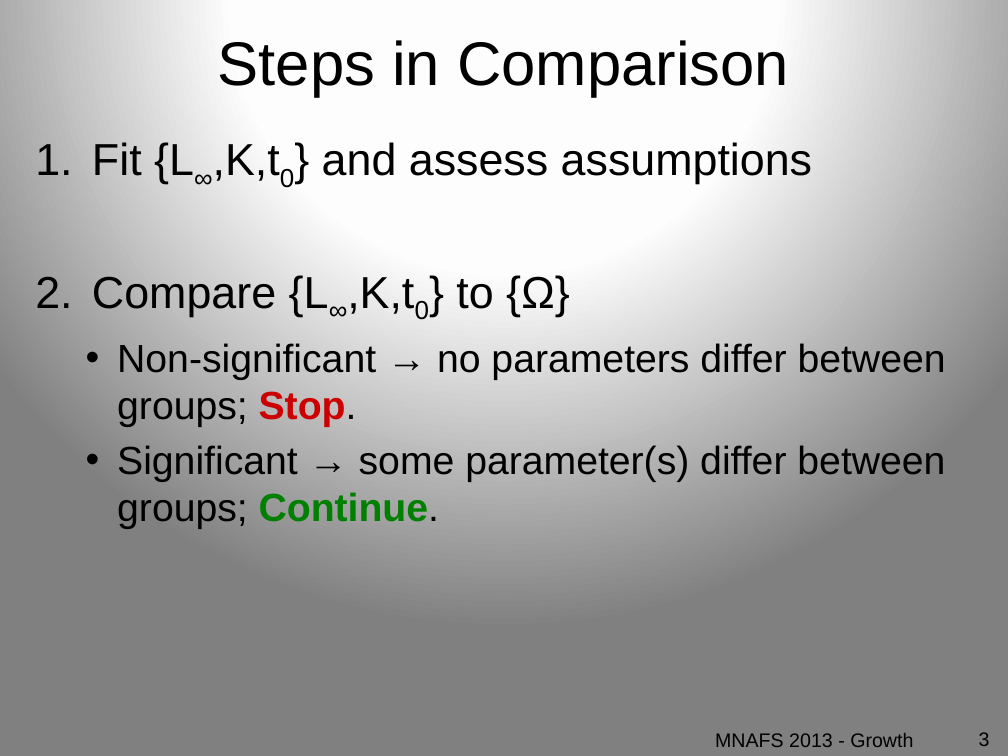
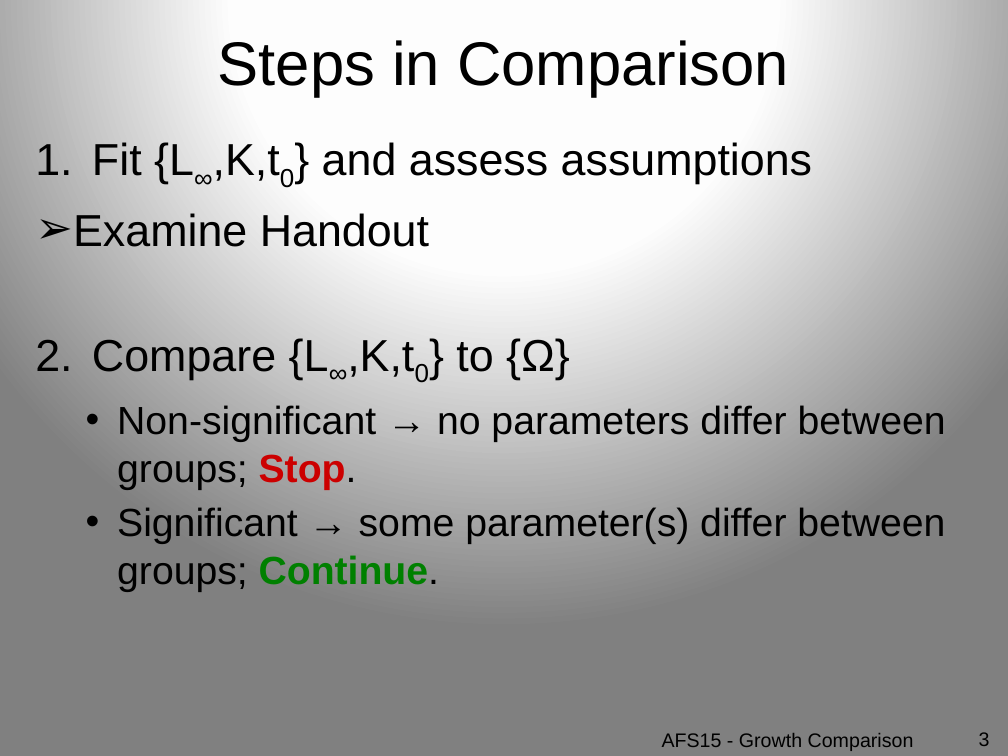
Before and after one commit to droglenc/AFSPortland2015, a slide deck: slide 3 of Slides/05_Growth_Comparison.pptx. Drawn at 1008x756 pixels with LibreOffice and Linux fonts; fonts in the diff are those of the drawing. Boxes give left, top, right and bottom in pixels: in the first picture for what was removed or moved away, otherwise in the second. Text is boxed around its words. In the diff, an @@ line names an element or a change of style, - is before the commit and + after.

Commit message:
Modified GrowthComparisons

```diff
--- a/Slides/05_Growth_Comparison.pptx
+++ b/Slides/05_Growth_Comparison.pptx
@@ text at box(73, 213, 429, 247): paragraph added @@
+➢ Examine Handout
@@ text at box(662, 733, 914, 751): text changed @@
-MNAFS 2013 - Growth
+AFS15 - Growth Comparison
```
Also in this commit, not shown: 4 other slides changed, 5 other files.
